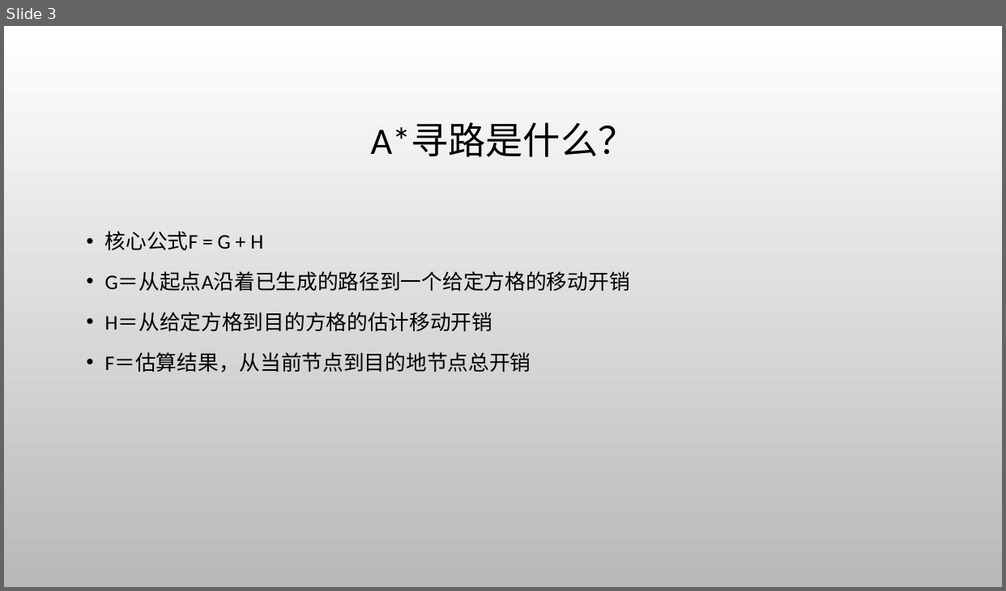
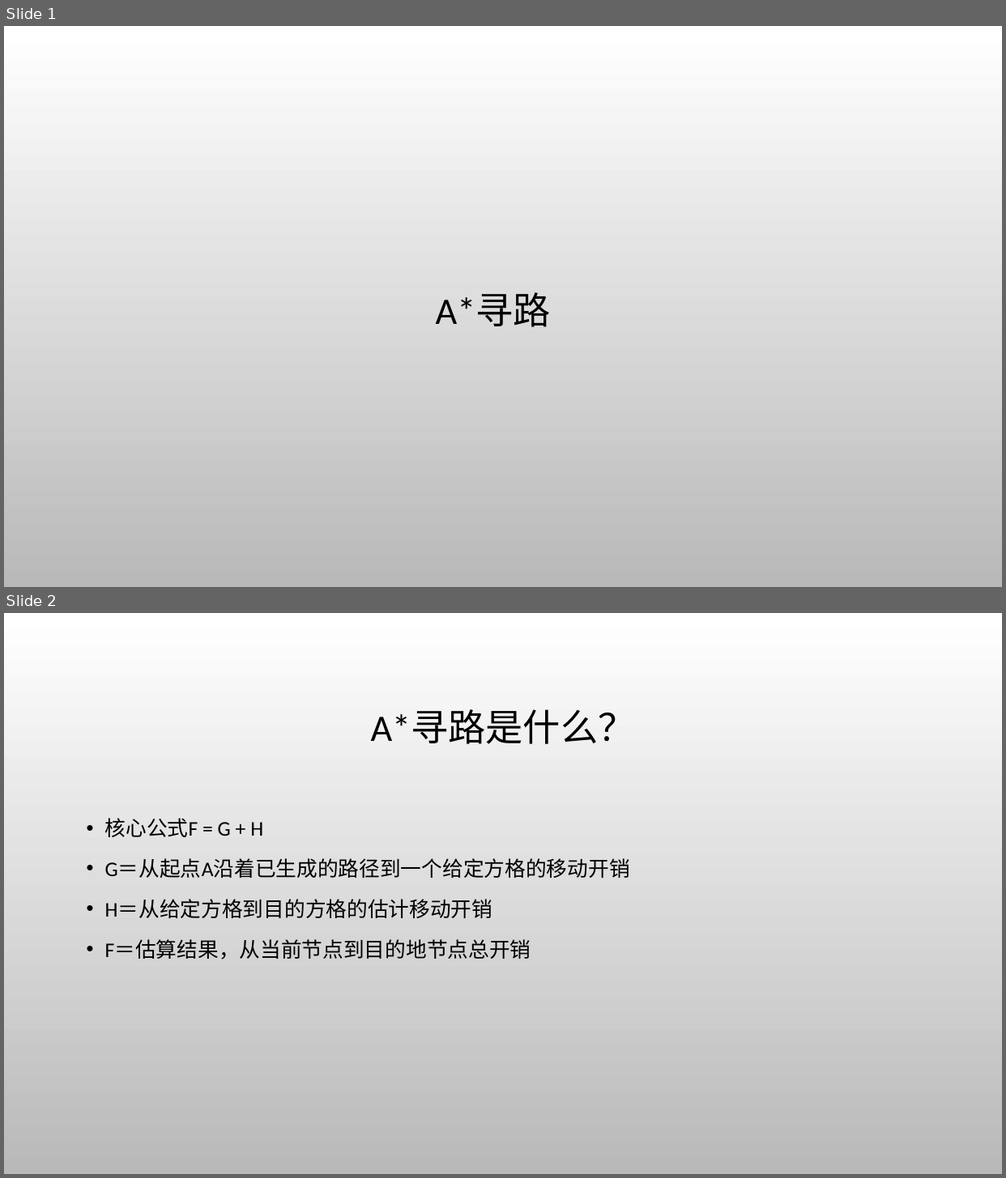
Before and after one commit to cdoky/AStartDemo, a slide deck: A*寻路.pptx. Shown one above the other, each under a label of ours: slide 3 before the commit, slides 1 and 2 after it. The pictures are 1006x591 and 1006x1178 pixels, drawn with LibreOffice and Linux fonts; fonts in the diff are those of the drawing; background and template pictures are left out. Boxes give left, top, right and bottom in pixels: in the first picture for what was removed or moved away, otherwise in the second. Text is boxed around its words. In the diff, an @@ line names an element or a change of style, - is before the commit and + after.

```diff
--- a/A*寻路.pptx
+++ b/A*寻路.pptx
@@ slide 1 added at [4,26,1002,587], background picture (left out) @@
@@ title added at [436,293,551,327], 36 pt, text #000000 @@
+A*寻路
@@ what was slide 3 is now slide 2 @@
```
Also in this commit, not shown: 3 other files.
